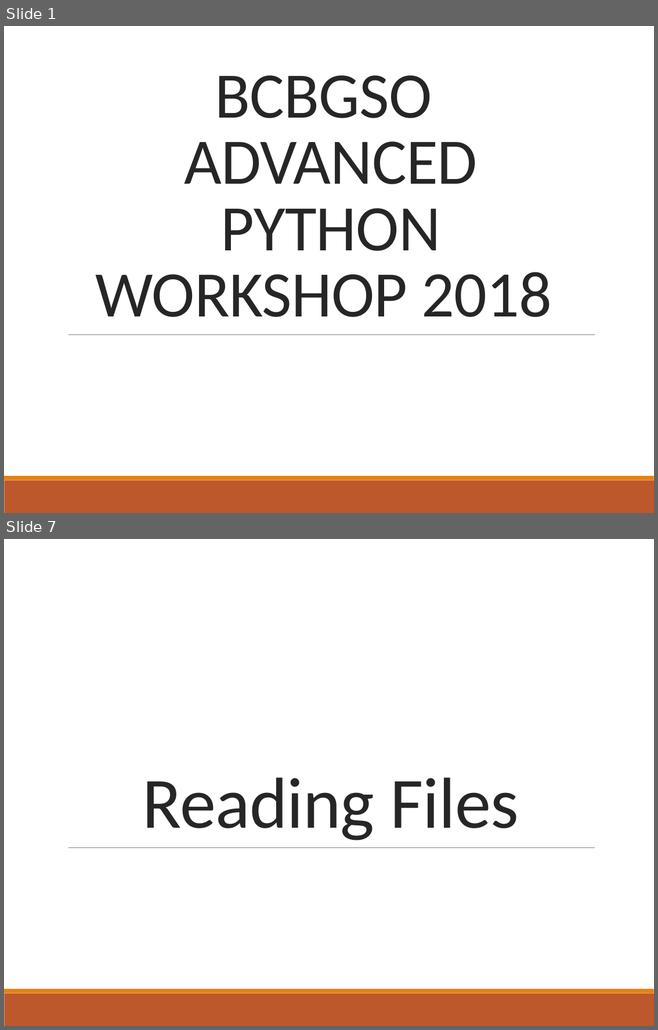
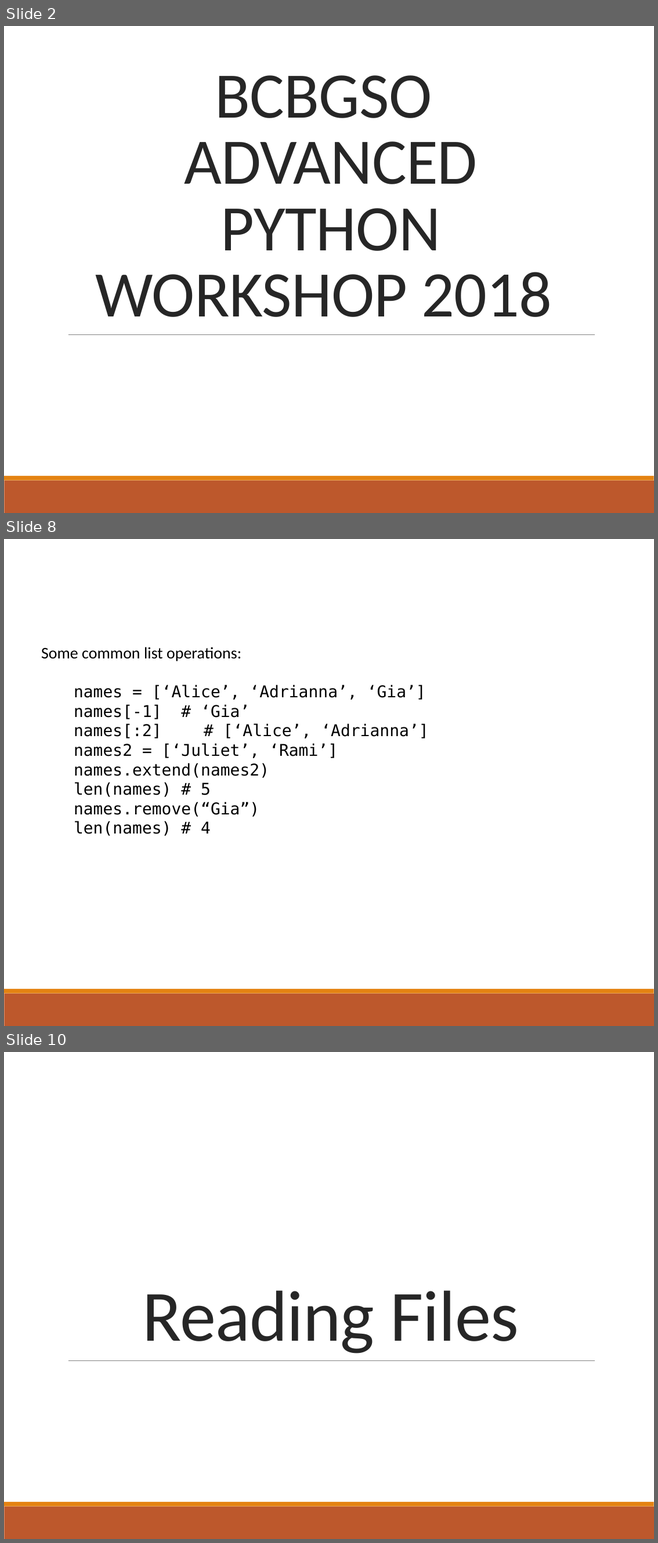
Before and after one commit to pommevilla/bcb.advanced.python.2018, a slide deck: 2018_Advanced_Python.pptx. Shown one above the other, each under a label of ours: slides 1 and 7 before the commit, slides 2, 8 and 10 after it; the slides between them are not shown. The pictures are 658x1030 and 658x1543 pixels, drawn with LibreOffice and Linux fonts; fonts in the diff are those of the drawing. Boxes give left, top, right and bottom in pixels: in the first picture for what was removed or moved away, otherwise in the second. Text is boxed around its words. In the diff, an @@ line names an element or a change of style, - is before the commit and + after.

```diff
--- a/2018_Advanced_Python.pptx
+++ b/2018_Advanced_Python.pptx
@@ slide 8 added at <box>4,539,654,1026</box>, background #FFFFFF; not listed: 2 template elements that a slide beside it also shows @@
@@ text added at <box>41,647,428,836</box>, 18 pt, text #000000 @@
+Some common list operations:
+names = [‘Alice’, ‘Adrianna’, ‘Gia’]
+names[-1] # ‘Gia’
+names[:2] # [‘Alice’, ‘Adrianna’]
+names2 = [‘Juliet’, ‘Rami’]
+names.extend(names2)
+len(names) # 5
+names.remove(“Gia”)
+len(names) # 4
@@ what was slide 1 is now slide 2 @@
@@ what was slide 7 is now slide 10 @@
```
Also in this commit, not shown: 4 slides changed, 6 other slides added, 5 slides removed, 9 other files.
